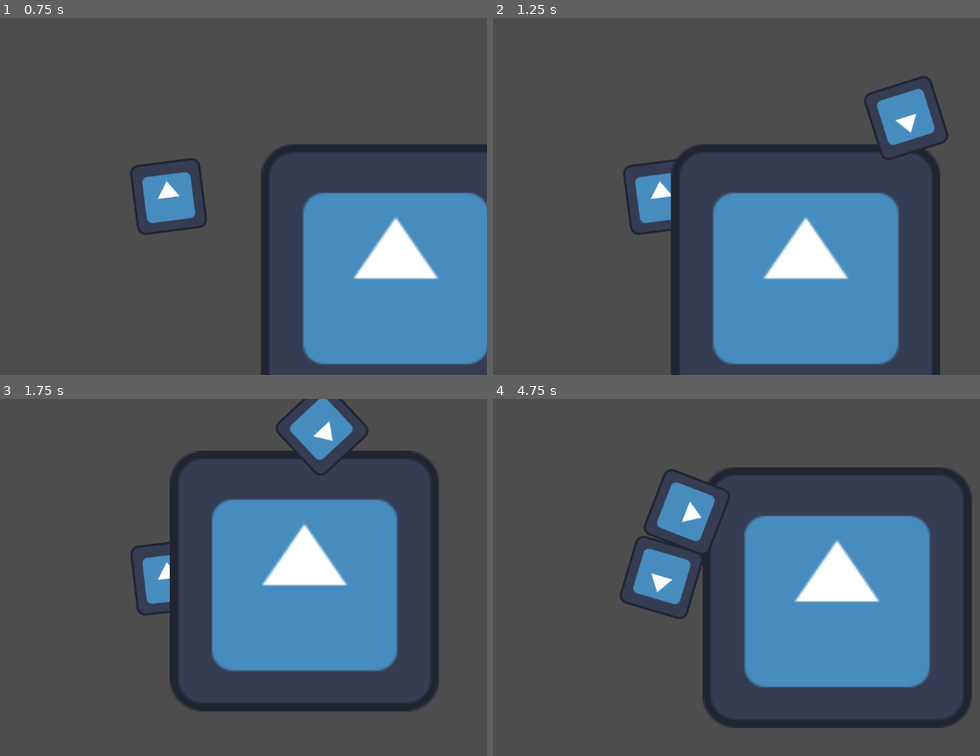
Above: before the commit, frames 1-4 (two rows, left to right).
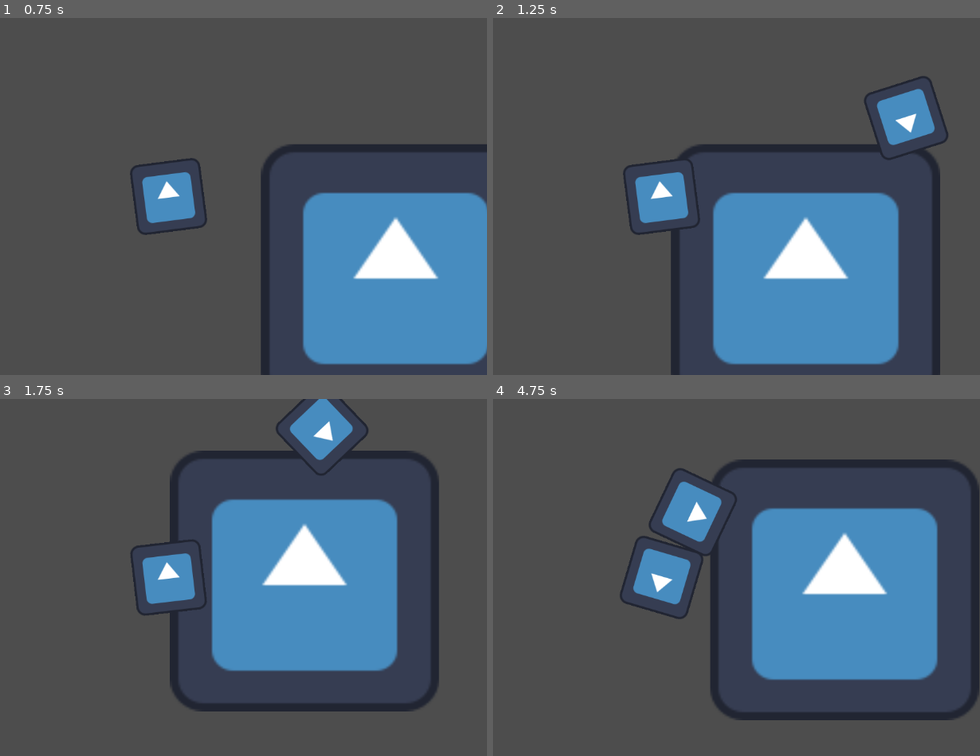
Above: after the commit, the same moments.

Repository: DanikShch/Game
Game: Godot game, scene res://Level/level.tscn
The game is run twice, just before and just after one commit, with the same random seed, the same clock (stepped at 60 frames per second) and the same inputs. The engine's default icon, where the game draws it, is replaced by a stand-in: a white triangle on a blue panel in a dark square.
Inputs (mouse positions are in pixels of both pictures, inside the frame that each line leads up to):
- Up to frame 1 (0.75 s): tap Enter at 0.5 s; move the mouse to (306, 178) at 0.52 s; press the mouse at (306, 178) at 0.53 s; hold D (right) from 0.53 s (still down)
- Up to frame 2 (1.25 s): keep holding D (right)
- Up to frame 3 (1.75 s): move the mouse to (38, 595) at 1.27 s; release D (right) at 1.28 s; release the mouse at (38, 595) at 1.28 s; hold S (down) from 1.28 s (still down); click (38, 595) at 1.35 s
- Up to frame 4 (4.75 s): move the mouse to (726, 498) at 2.02 s; release S (down) at 2.03 s; press the mouse at (726, 498) at 2.03 s; hold D (right) 2.03-2.78 s; move the mouse to (629, 648) at 2.77 s; release the mouse at (629, 648) at 2.78 s; hold W (up) 2.78-3.53 s; click (629, 648) at 2.85 s; move the mouse to (853, 631) at 3.52 s; press the mouse at (853, 631) at 3.53 s; hold A (left) from 3.53 s (still down); move the mouse to (outside the picture) at 4.27 s; release the mouse at (outside the picture) at 4.28 s; click (outside the picture) at 4.35 s

Frame 1 is identical in both runs. In frame 2, 0.6% of the frame differs, in the area x 36-92%, y 16-60%; in frame 3, 0.8%; in frame 4, 13%, in the area x 30-100%, y 16-93%.

Commit message:
fixed mob death and gun reloading

Diff:
--- a/Enemy/enemy.gd
+++ b/Enemy/enemy.gd
@@ -6,34 +6,37 @@
 var health = 20
 
 @onready var nav: NavigationAgent2D = $NavigationAgent2D
-var target_pos = Vector2()
+@onready var player = $"../Player"
 
-func set_pos(pos):
-	target_pos = pos
+func _ready():
+	set_physics_process(false)
+	call_deferred("navigation_setup")
 
+	#для исправления NavigationServer map query failed because it was made before first map synchronization.
+func navigation_setup():
+	await get_tree().physics_frame
+	set_physics_process(true)
 
 func take_damage(damage):
 	health-=damage
+	print(health)
 	if health <= 0:
-		return -1
-	print(health)
+		queue_free()
+		return
 	SPEED = 150.0
 	await get_tree().create_timer(1.5).timeout
 	SPEED = 300
-	return 1
+
+
 
 
 
 
 func _physics_process(delta):
-
-	var direction = Vector3();
-
+	var target_pos = player.position
 	nav.target_position = target_pos
 
-	direction = nav.get_next_path_position() - global_position
-	direction = direction.normalized();
-
+	var direction = (nav.get_next_path_position() - global_position).normalized()
 	velocity = velocity.lerp(direction*SPEED,accel*delta)
 
 	var angle = rad_to_deg(atan2(target_pos.y - global_position.y, target_pos.x - global_position.x))
--- a/Gun/gun.gd
+++ b/Gun/gun.gd
@@ -1,11 +1,12 @@
 extends Node2D
 
-var damage
+var damage = 10
 var shoot_delay = 1
-var reload_time = 3
-var magazine_size = 30
-var current_ammo = 30
+var reload_time = 5
+var magazine_size = 3
+var current_ammo = 3
 var can_shoot = true
+var reloading = false
 func _ready():
 	$DelayTimer.wait_time = shoot_delay
 	$ReloadTimer.wait_time = reload_time
@@ -17,7 +18,8 @@
 
 func shoot():
 	if current_ammo <= 0:
-		reload()
+		if !reloading:
+			reload()
 		return
 	if can_shoot:
 		can_shoot = false
@@ -27,7 +29,7 @@
 			var collider = $RayCast2D.get_collider()
 			if collider.is_in_group("Enemy"):
 				print("Enemy")
-				collider.take_damage(10)
+				collider.take_damage(damage)
 			elif collider.is_in_group("Objects"):
 				print("Wall")
 		else:
@@ -39,7 +41,10 @@
 	can_shoot = true
 
 func reload():
+	reloading = true
 	can_shoot = false
-	$ReloadTimer.timeout
+	$ReloadTimer.start()
+	await $ReloadTimer.timeout
 	current_ammo = magazine_size
 	can_shoot = true
+	reloading = false
--- a/Level/level.gd
+++ b/Level/level.gd
@@ -1,15 +1,6 @@
 extends Node2D
 
 
-var isDie = false
-@onready var child_node = $Enemy
 # Called every frame. 'delta' is the elapsed time since the previous frame.
 func _process(delta):
-	if(!isDie):
-		var player_transform = $Player.get_global_transform()
-		var enemy_position = Vector2(player_transform.origin.x, player_transform.origin.y)
-		var result = $Enemy.set_pos(enemy_position)
-		if result == -1:
-			isDie = true
-			remove_child(child_node)
-			child_node.queue_free()
+	pass
--- a/Level/level.tscn
+++ b/Level/level.tscn
@@ -17,9 +17,6 @@
 [node name="Level" type="Node2D"]
 script = ExtResource("1_211jd")
 
-[node name="Player" parent="." instance=ExtResource("1_j2dax")]
-position = Vector2(593, 333)
-
 [node name="Icon" type="Sprite2D" parent="."]
 position = Vector2(1064, 474.5)
 scale = Vector2(3.80469, 3.69531)
@@ -31,6 +28,9 @@
 position = Vector2(-0.262787, 0.40593)
 shape = SubResource("RectangleShape2D_s7o72")
 
+[node name="Player" parent="." instance=ExtResource("1_j2dax")]
+position = Vector2(593, 333)
+
 [node name="Enemy" parent="." instance=ExtResource("2_3a8m1")]
 position = Vector2(1577, 171)
 
